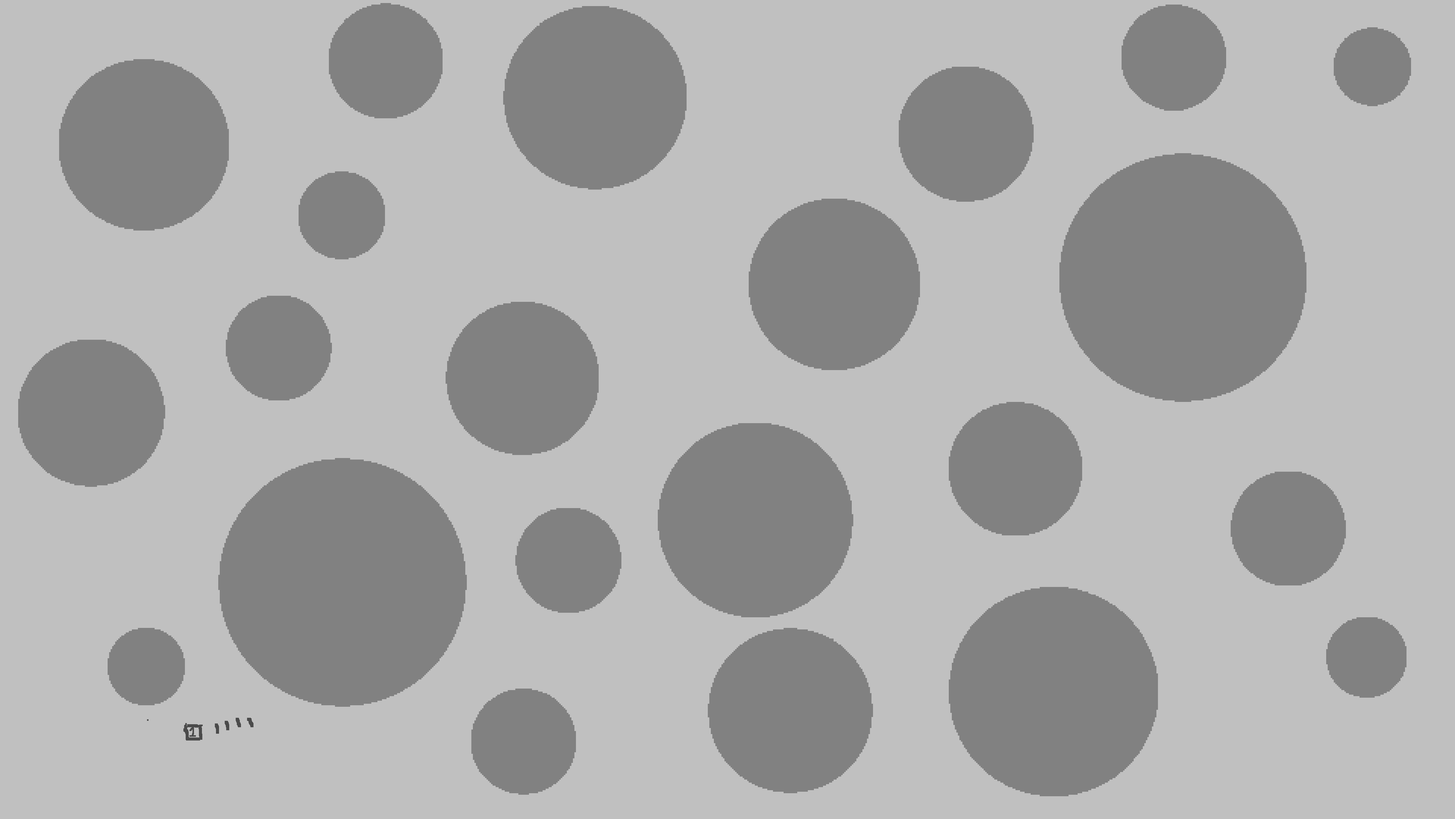
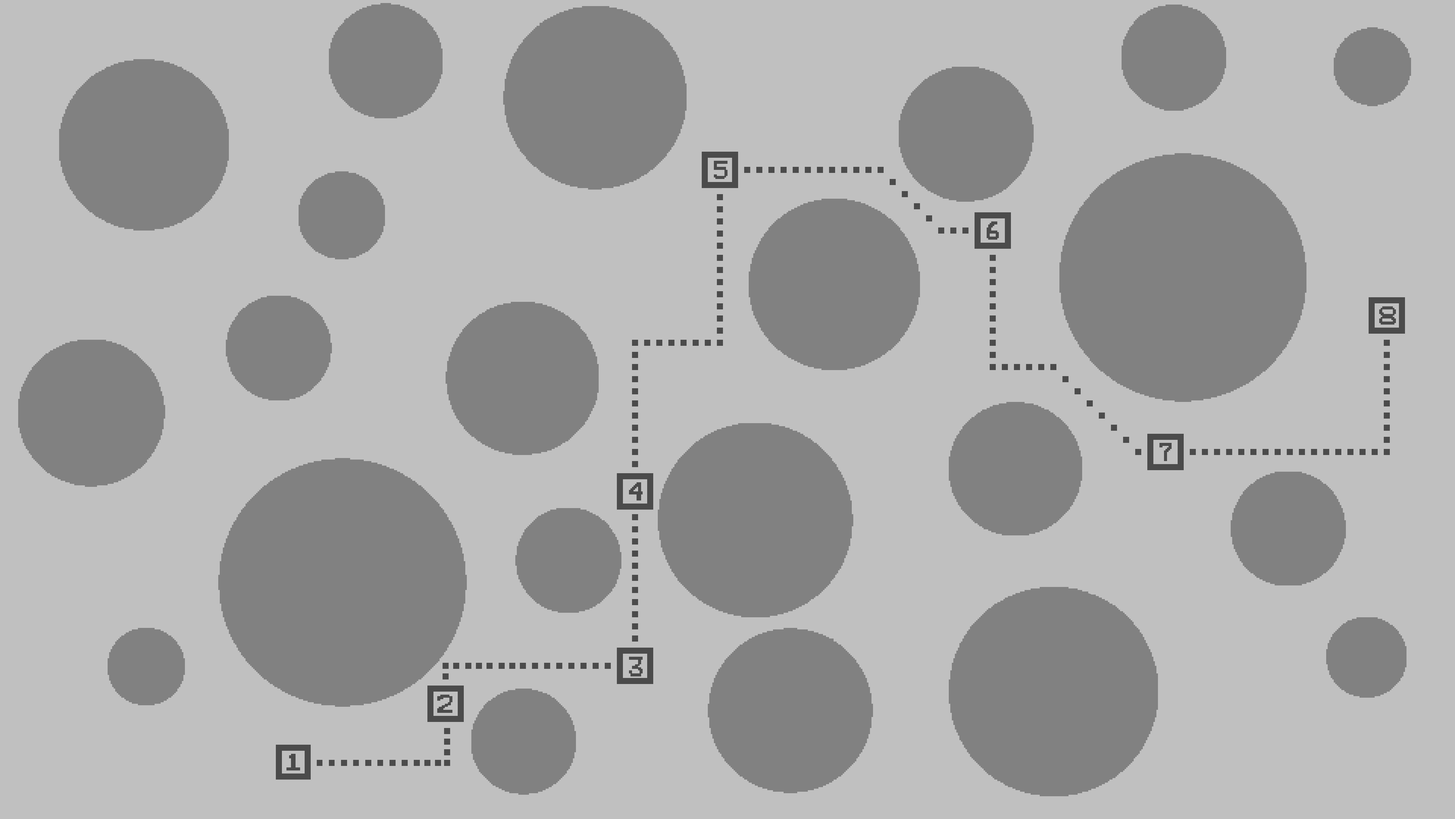
Before/after of a w=1455, h=819 layered artwork. What changed in the layer stack:
added group "Levels & Trails" with 8 layers above "Shadows" over [275, 151, 1406, 780]
added layer "Trails" in group "Levels & Trails" over [316, 166, 1142, 766]
added layer "Level 1" in group "Levels & Trails" over [275, 744, 311, 780]
added layer "Level 2" in group "Levels & Trails" over [427, 685, 464, 722]
added layer "Level 3" in group "Levels & Trails" over [616, 647, 654, 684]
added layer "Level 4" in group "Levels & Trails" over [616, 472, 654, 510]
added layer "Layer 5" in group "Levels & Trails" over [701, 151, 739, 188]
added layer "Layer 6" in group "Levels & Trails" over [974, 212, 1012, 249]
added layer "Layer 7" in group "Levels & Trails" over [1147, 297, 1406, 470]
painted on "Crater Edges" over [147, 717, 254, 741]
